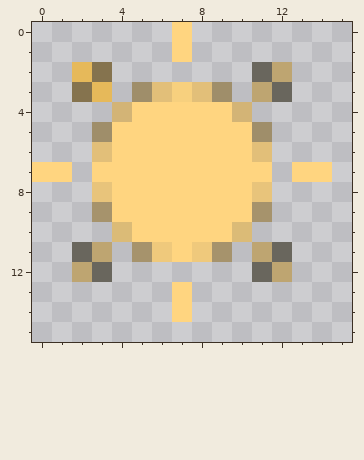
File history of a pixel-art sprite, src/StringMaster/Resources/Icons/unfozen.png. Above, as it was before the edit.
The file is 16x16 pixels. Colours within 5 levels of each other are drawn and written as one.
New version:
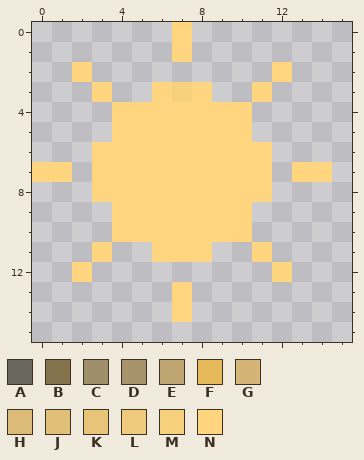
Palette (. is transparent): A #69665d  B #85734e  C #9f8e6a  D #a6936c  E #bea571  F #e6b95a  G #d3b476  H #dbbb77  J #e2bf79  K #e8c47b  L #efc97c  M #f7d07e  N #ffd580
Change:
@@ x 0..15 @@
  1 .......N........
- 2 ..FB.......AE...
- 3 ..BF.CJMJC.EA...
- 4 ....GNNNNNG.....
- 5 ...CNNNNNNNC....
- 6 ...JNNNNNNNJ....
+ 2 ..N.........N...
+ 3 ...N..NMN..N....
+ 4 ....NNNNNNN.....
+ 5 ....NNNNNNN.....
+ 6 ...NNNNNNNNN....
  7 NN.NNNNNNNNN.NN.
- 8 ...KNNNNNNNK....
- 9 ...DNNNNNNND....
-10 ....HNNNNNH.....
-11 ..AE.DLNLD.EA...
-12 ..EA.......AE...
+ 8 ...NNNNNNNNN....
+ 9 ....NNNNNNN.....
+10 ....NNNNNNN.....
+11 ...N..NNN..N....
+12 ..N.........N...
 13 .......N........
Boxes around the changes in both pictures, in picture pixels (x1, y1, x2, y2):
changed: (72, 62, 292, 282)
